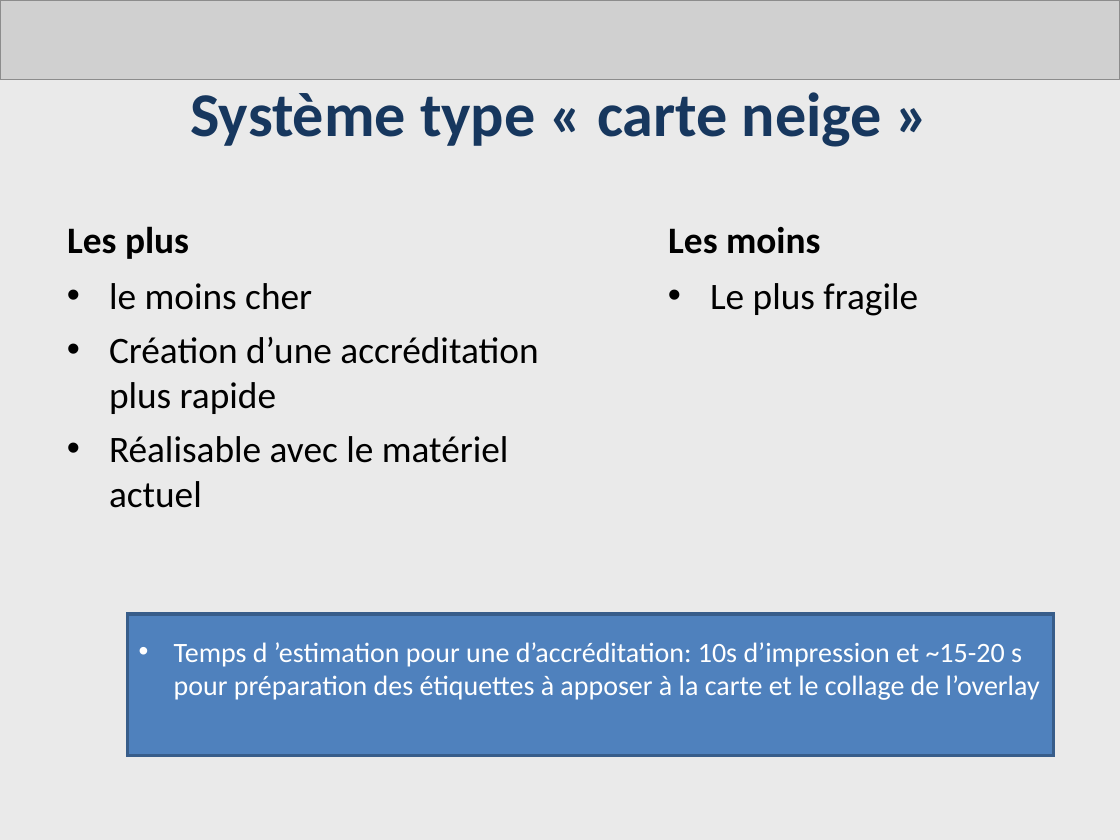
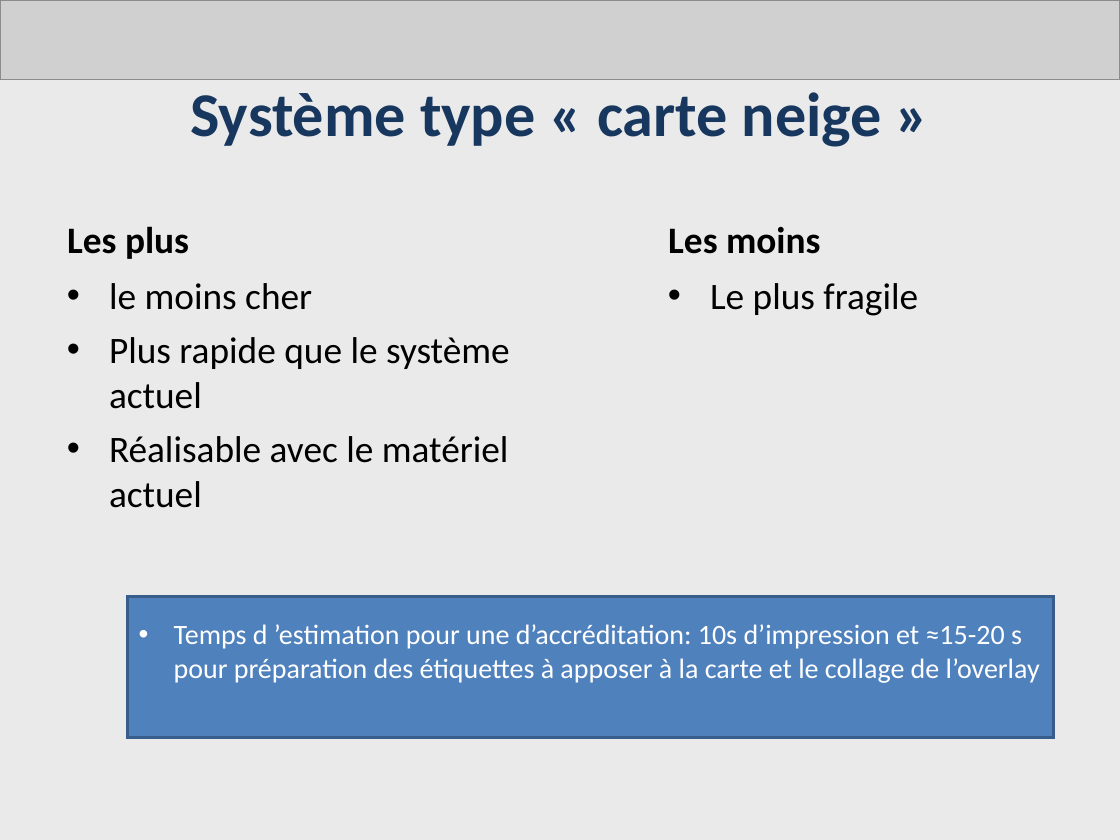
Before and after one commit to AdrienLombard/SimplePass, a slide deck: slide 3 of source/Système d'impression- Bilan intermédiaire - Version Adrien.ppt. Drawn at 1120x840 pixels with LibreOffice and Linux fonts; fonts in the diff are those of the drawing; grey boxes stand for pictures. Boxes give left, top, right and bottom in pixels: in the first picture for what was removed or moved away, otherwise in the second. Text is boxed around its words. In the diff, an @@ line names an element or a change of style, - is before the commit and + after.

Commit message:
Modifications (finales ?) du ppt des systèmes d'impression

```diff
--- a/source/Système d'impression- Bilan intermédiaire - Version Adrien.ppt
+++ b/source/Système d'impression- Bilan intermédiaire - Version Adrien.ppt
@@ text at <box>109,337,510,409</box>: text changed @@
-• Création d’une accréditation plus rapide
+• Plus rapide que le système actuel
@@ rectangle "Temps d ’estimation pour une ...": place and size @@
-rectangle "Temps d ’estimation pour une ..." at <box>128,614,1054,755</box>
+rectangle "Temps d ’estimation pour une ..." at <box>128,596,1054,737</box>
@@ text in rectangle at <box>174,624,1040,683</box>: text changed @@
-• Temps d ’estimation pour une d’accréditation: 10s d’impression et ~15-20 s pour préparation des étiquettes à apposer à la carte et le collage de l’overlay
+• Temps d ’estimation pour une d’accréditation: 10s d’impression et ≈15-20 s pour préparation des étiquettes à apposer à la carte et le collage de l’overlay
```
Also in this commit, not shown: 4 other slides changed.
